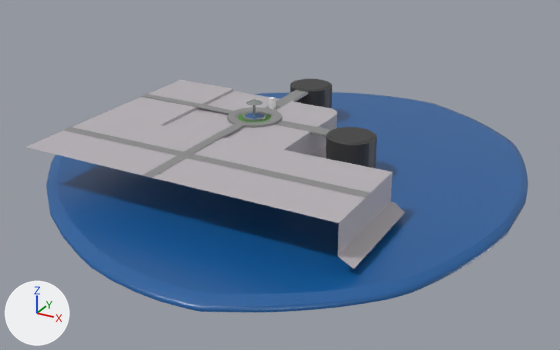
The Blender file Maps/LowPolySniperShooterMap.blend, before and after one commit.
Both versions are drawn from a camera (50 mm lens) standing at (142.0, -238.3, 98.1) and looking at (14.7, -6.8, -17.7). Lighting does not change. The marker at lower left points along +X, +Y and +Z.

The scene before the commit, as lines of its bpy script (objects in view):
```python
ob_baza = bpy.data.objects.new('Baza', me_plane_001)
ob_baza.location = (0.0, 0.0, 0.0)
ob_baza.scale = (25.0, 25.0, 1.0)
ob_cube = bpy.data.objects.new('Cube', me_cube)
ob_cube.location = (0.0, 0.0, -16.8)
ob_cube.scale = (100.0, 100.0, 1.0)
ob_cylinder = bpy.data.objects.new('Cylinder', me_cylinder_003)
ob_cylinder.location = (0.0, 0.0, -9.4)
ob_cylinder.scale = (10.3, 10.3, 10.3)
ob_fontanna = bpy.data.objects.new('Fontanna', me_cylinder_002)
ob_fontanna.location = (0.0, 0.0, -0.8)
ob_fontanna.scale = (4.56, 4.56, 2.0)
ob_helipad = bpy.data.objects.new('HeliPad', me_cylinder)
ob_helipad.location = (0.0, 47.6, -8.7)
ob_helipad.scale = (8.93, 8.93, 8.93)
ob_helipad_001 = bpy.data.objects.new('HeliPad.001', me_cylinder_001)
ob_helipad_001.location = (40.0, 0.0, -8.7)
ob_helipad_001.scale = (8.93, 8.93, 8.93)
ob_reference = bpy.data.objects.new('Reference', me_cube_001)
ob_reference.location = (0.0, 13.7, 0.0)
ob_reference.scale = (1.0, 1.0, 2.0)
```
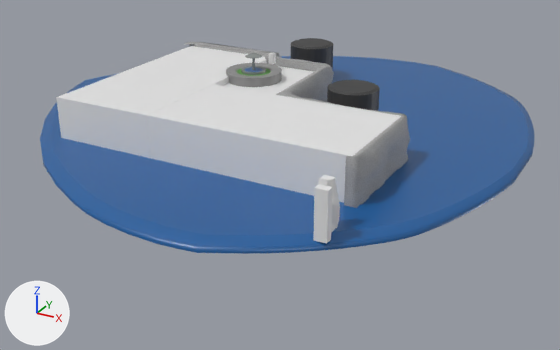
Commit message: Add rock prototype

Edits to the bpy script that builds the scene:
```text
Add mat_material:
    mat_material = bpy.data.materials.new('Material')
    # nodes: BsdfPrincipled, OutputMaterial, TexNoise, ValToRGB
    # colours: black #000000, white #ffffff
Add me_cube_008:
    me_cube_008.from_pydata(...)  # a box spanning x -1.0..1.0, y -1.0..1.0, z -1.0..1.0
Add me_cube_006:
    me_cube_006.from_pydata(...)  # 25 vertices, 22 faces; spans x -1.23..1.33, y -1.0..1.24, z -1.0..1.0
Add me_cube_005:
    me_cube_005.from_pydata(...)  # 316 vertices, 294 faces; spans x -52.3..1.9, y -18.9..21.0, z -1.0..1.1
    me_cube_005.polygons.foreach_set('use_smooth', [True] * 294)
    me_cube_005.materials.append(mat_material)
Change ob_reference:
    ob_reference.location: (0.0, 13.7, 0.0) -> (0.0, 13.7, 17.8)
Change ob_baza:
    add ob_baza.hide_set(True)
Change ob_helipad:
    ob_helipad.location: (0.0, 47.6, -8.7) -> (0.0, 47.6, 9.1)
Change ob_helipad_001:
    ob_helipad_001.location: (40.0, 0.0, -8.7) -> (40.0, 0.0, 9.1)
Change ob_cube:
    ob_cube.location: (0.0, 0.0, -16.8) -> (0.0, 0.0, 1.0)
Change ob_fontanna:
    ob_fontanna.location: (0.0, 0.0, -0.8) -> (0.0, 0.0, 17.1)
Change ob_cylinder:
    ob_cylinder.location: (0.0, 0.0, -9.4) -> (0.0, 0.0, 8.4)
Add ob_skała_start:
    ob_skała_start = bpy.data.objects.new('Skała start', me_cube_008)
    ob_skała_start.location = (66.4, -78.2, 9.9)
    ob_skała_start.scale = (1.89, 1.33, -7.4)
Add ob_skała_001:
    ob_skała_001 = bpy.data.objects.new('Skała.001', me_cube_006)
    ob_skała_001.location = (65.4, -73.7, 9.9)
    ob_skała_001.rotation_euler = (0.0, 0.0, -1.571)  # degrees (0, 0, -90)
    ob_skała_001.scale = (2.12, 2.12, 7.65)
Add ob_skała:
    ob_skała = bpy.data.objects.new('Skała', me_cube_005)
    ob_skała.location = (65.4, -17.8, 9.9)
    ob_skała.scale = (2.12, 2.12, 7.65)
Add ob_cube_003:
    ob_cube_003 = bpy.data.objects.new('Cube.003', me_cube_008.copy())
    ob_cube_003.location = (-24.3, -15.8, 9.7)
    ob_cube_003.rotation_euler = (0.0, 0.0, 1.571)  # degrees (0, 0, 90)
    ob_cube_003.scale = (40.8, 18.9, -7.9)
Add ob_cube_002:
    ob_cube_002 = bpy.data.objects.new('Cube.002', me_cube_008.copy())
    ob_cube_002.location = (29.7, -37.7, 9.7)
    ob_cube_002.scale = (35.0, 18.9, -7.9)
Add ob_cube_001:
    ob_cube_001 = bpy.data.objects.new('Cube.001', me_cube_008.copy())
    ob_cube_001.location = (0.0, 0.0, 8.8)
    ob_cube_001.scale = (-20.7, -20.7, -6.56)
```

Changed parts and their boxes [x1, y1, x2, y2] in the pictures (560 x 350 px):
'Cube', moved
    before: [46, 92, 528, 312]
    after: [40, 56, 535, 254]
'Baza', hidden
    before: [27, 80, 405, 269]
'Cube.002', added
    after: [147, 84, 401, 203]
'Cube.003', added
    after: [56, 45, 267, 158]
'Skała', added
    after: [185, 42, 410, 208]
'HeliPad.001', moved
    before: [326, 127, 377, 168]
    after: [327, 80, 380, 111]
'HeliPad', moved
    before: [290, 79, 332, 109]
    after: [290, 38, 333, 69]
'Cylinder', moved
    before: [227, 107, 282, 128]
    after: [226, 63, 282, 87]
'Skała start', added
    after: [313, 184, 333, 244]
'Cube.001', added
    after: [223, 66, 314, 95]
'Fontanna', moved
    before: [242, 99, 267, 121]
    after: [241, 53, 266, 75]
'Skała.001', added
    after: [318, 175, 340, 232]
'Reference', moved
    before: [269, 97, 276, 109]
    after: [268, 52, 276, 64]
